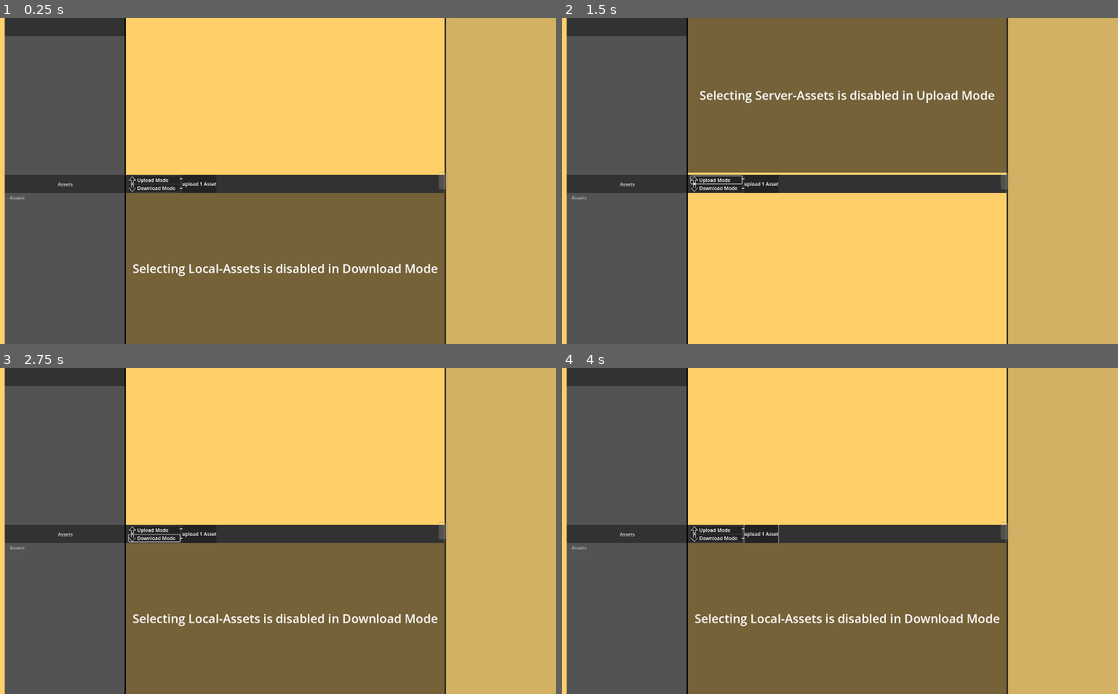
Above: before the commit, frames 1-4 (two rows, left to right).
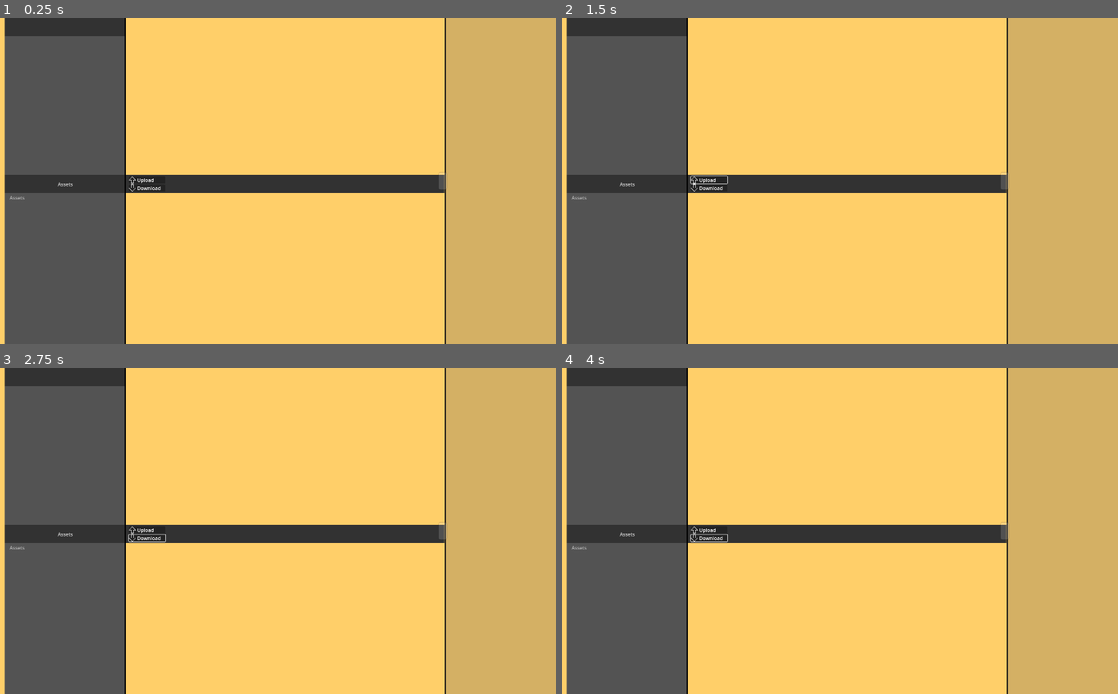
Above: after the commit, the same moments.

Repository: hunsri/3DAM
Game: Godot game, scene res://scenes/context_scenes/ServerViewUI.tscn
The game is run twice, just before and just after one commit, with the same random seed, the same clock (stepped at 60 frames per second) and the same inputs. This scene is started directly instead of the project's main scene.
Inputs (mouse positions are in pixels of both pictures, inside the frame that each line leads up to):
- Up to frame 1 (0.25 s): no input
- Up to frame 2 (1.5 s): click (717, 181) at 0.52 s; click (706, 181) at 1.27 s
- Up to frame 3 (2.75 s): click (155, 537) at 2.02 s
- Up to frame 4 (4 s): click (706, 537) at 2.77 s; click (762, 534) at 3.52 s

The runs differ from the first frame. In frame 1, 27% of the frame differs, in the area x 22-80%, y 49-100%; in frame 2, 27%, in the area x 22-80%, y 0-53%; in frame 3, 27%; in frame 4, 27%.
Error in both runs: Invalid access to property or key 'server_name' on a base object of type 'Nil'. (res://scripts/ServerHandler.gd:35)

Commit message:
changes load mode selection

Diff:
--- a/scenes/subscenes/asset_tiles/AssetTile.tscn
+++ b/scenes/subscenes/asset_tiles/AssetTile.tscn
@@ -56,5 +56,6 @@
 grow_vertical = 1
 
 [connection signal="pressed" from="TileBasics/AssetClickedButton" to="." method="_on_asset_clicked_button_pressed"]
+[connection signal="pressed" from="TileBasics/TileStatusBar/SelectionCheckbox" to="." method="_on_selection_checkbox_pressed"]
 
 [editable path="TileBasics"]
--- a/scenes/subscenes/exchange_bar/ExchangeBarAddedAsset.tscn
+++ b/scenes/subscenes/exchange_bar/ExchangeBarAddedAsset.tscn
@@ -2,14 +2,14 @@
 
 [ext_resource type="Script" uid="uid://dh6a3s5lqrmql" path="res://scripts/exchange_bar/ExchangeBarAddedAsset.gd" id="1_0uxll"]
 
-[node name="ExchangeBarAddedAsset" type="PanelContainer" node_paths=PackedStringArray("asset_name")]
+[node name="ExchangeBarAddedAsset" type="PanelContainer" node_paths=PackedStringArray("_asset_name")]
 custom_minimum_size = Vector2(200, 60)
 anchors_preset = -1
 anchor_right = 1.0
 anchor_bottom = 0.055555556
 size_flags_horizontal = 3
 script = ExtResource("1_0uxll")
-asset_name = NodePath("MarginContainer/AssetNameLabel")
+_asset_name = NodePath("MarginContainer/AssetNameLabel")
 metadata/_edit_use_anchors_ = true
 
 [node name="MarginContainer" type="MarginContainer" parent="."]
--- a/scenes/subscenes/exchange_bar/ServerExchangeBar.tscn
+++ b/scenes/subscenes/exchange_bar/ServerExchangeBar.tscn
@@ -50,7 +50,7 @@
 layout_mode = 2
 size_flags_vertical = 0
 theme_override_font_sizes/font_size = 16
-text = "Upload Mode"
+text = "Upload"
 vertical_alignment = 1
 
 [node name="Spacer" type="PanelContainer" parent="HBoxContainer/LoadSelect/Upload/HBoxContainer"]
@@ -58,7 +58,7 @@
 layout_mode = 2
 theme_override_styles/panel = SubResource("StyleBoxEmpty_goqtp")
 
-[node name="UploadModeButton" type="Button" parent="HBoxContainer/LoadSelect/Upload"]
+[node name="UploadButton" type="Button" parent="HBoxContainer/LoadSelect/Upload"]
 layout_mode = 2
 flat = true
 
@@ -77,7 +77,7 @@
 
 [node name="DownloadLabel" type="Label" parent="HBoxContainer/LoadSelect/Download/HBoxContainer"]
 layout_mode = 2
-text = "Download Mode"
+text = "Download"
 vertical_alignment = 1
 
 [node name="Spacer" type="PanelContainer" parent="HBoxContainer/LoadSelect/Download/HBoxContainer"]
@@ -85,7 +85,7 @@
 layout_mode = 2
 theme_override_styles/panel = SubResource("StyleBoxEmpty_goqtp")
 
-[node name="DownloadModeButton" type="Button" parent="HBoxContainer/LoadSelect/Download"]
+[node name="DownloadButton" type="Button" parent="HBoxContainer/LoadSelect/Download"]
 layout_mode = 2
 flat = true
 
@@ -94,6 +94,7 @@
 layout_mode = 2
 
 [node name="VBoxContainer" type="VBoxContainer" parent="HBoxContainer/Mode-Upload-Connectors"]
+visible = false
 layout_mode = 1
 anchors_preset = 13
 anchor_left = 0.5
@@ -117,24 +118,6 @@
 size_flags_vertical = 6
 size_flags_stretch_ratio = 9.94
 
-[node name="LoadAction" type="PanelContainer" parent="HBoxContainer"]
-layout_mode = 2
-
-[node name="SelectedAssetsLabel" type="Label" parent="HBoxContainer/LoadAction"]
-visible = false
-layout_mode = 2
-text = "{mode} {amount} Asset{plural}"
-vertical_alignment = 1
-
-[node name="SelectedAssetsLabel2" type="Label" parent="HBoxContainer/LoadAction"]
-layout_mode = 2
-text = "upload 1 Asset"
-vertical_alignment = 1
-
-[node name="LoadActionButton" type="Button" parent="HBoxContainer/LoadAction"]
-layout_mode = 2
-flat = true
-
 [node name="SelectedAssetsContainer" type="PanelContainer" parent="HBoxContainer"]
 custom_minimum_size = Vector2(400, 0)
 layout_mode = 2
@@ -149,6 +132,5 @@
 size_flags_horizontal = 3
 size_flags_vertical = 3
 
-[connection signal="pressed" from="HBoxContainer/LoadSelect/Upload/UploadModeButton" to="." method="_on_upload_mode_button_pressed"]
-[connection signal="pressed" from="HBoxContainer/LoadSelect/Download/DownloadModeButton" to="." method="_on_download_mode_button_pressed"]
-[connection signal="pressed" from="HBoxContainer/LoadAction/LoadActionButton" to="." method="_on_load_action_button_pressed"]
+[connection signal="pressed" from="HBoxContainer/LoadSelect/Upload/UploadButton" to="." method="_on_upload_button_pressed"]
+[connection signal="pressed" from="HBoxContainer/LoadSelect/Download/DownloadButton" to="." method="_on_download_button_pressed"]
--- a/scripts/exchange_bar/ExchangeBarAddedAsset.gd
+++ b/scripts/exchange_bar/ExchangeBarAddedAsset.gd
@@ -1,10 +1,13 @@
 class_name ExchangeBarAddedAsset extends PanelContainer
 
-@export var asset_name: Label
+@export var _asset_name: Label
 
 var asset_tile: AbstractAssetTile
 
 var percentage_loaded: float = 0
 
 func set_asset_name(p_asset_name: String) -> void:
-	asset_name.text = p_asset_name
+	_asset_name.text = p_asset_name
+
+func get_asset_name() -> String:
+	return _asset_name.text
--- a/scripts/exchange_bar/ServerExchangeBar.gd
+++ b/scripts/exchange_bar/ServerExchangeBar.gd
@@ -5,42 +5,39 @@
 @export var added_assets_container: HBoxContainer
 var _exchange_manager: ServerExchangeManager
 
-## a false value represents upload mode
-var is_in_download_mode = true
-
-func _ready() -> void:
-	update_exchange_mode()
-
-static func create_exchange_bar_asset() -> ExchangeBarAddedAsset:
-	return EXCHANGE_BAR_ADDED_ASSET.instantiate()
+static func create_exchange_bar_asset(p_asset_tile: AbstractAssetTile) -> ExchangeBarAddedAsset:
+	var ret : ExchangeBarAddedAsset = EXCHANGE_BAR_ADDED_ASSET.instantiate()
+	ret.asset_tile = p_asset_tile
+	return ret
 
 func add_to_bar(added_asset: ExchangeBarAddedAsset) -> void:
 	added_assets_container.add_child(added_asset)
 
+	# we can only determine and set the exchange mode on the first element
+	if added_assets_container.get_children().size() != 1:
+		return
+
+	if added_asset.asset_tile is ServerAssetTile2D:
+		_exchange_manager.set_exchange_mode(ServerExchangeManager.ExchangeMode.DOWNLOAD)
+	elif added_asset.asset_tile is AssetTile2D:
+		_exchange_manager.set_exchange_mode(ServerExchangeManager.ExchangeMode.UPLOAD)
+
 func remove_from_bar(added_asset: ExchangeBarAddedAsset) -> void:
 	added_assets_container.remove_child(added_asset)
+
+	if added_assets_container.get_children().size() == 0:
+		_exchange_manager.set_exchange_mode(ServerExchangeManager.ExchangeMode.NONE)
 
 func clear_bar() -> void:
 	for child in added_assets_container.get_children():
 		child.queue_free()
 
-func update_exchange_mode() -> void:
-	if is_in_download_mode:
-		_exchange_manager.set_exchange_mode(ServerExchangeManager.ExchangeMode.DOWNLOAD)
-	else:
-		_exchange_manager.set_exchange_mode(ServerExchangeManager.ExchangeMode.UPLOAD)
-
-func _on_upload_mode_button_pressed() -> void:
-	is_in_download_mode = false
-	update_exchange_mode()
-
-func _on_download_mode_button_pressed() -> void:
-	is_in_download_mode = true
-	update_exchange_mode()
-
-func _on_load_action_button_pressed() -> void:
-	if is_in_download_mode:
-		_exchange_manager.download_selected_assets()
-
 func set_server_exchange_manager(server_exchange_manager: ServerExchangeManager):
 	_exchange_manager = server_exchange_manager
+
+
+func _on_upload_button_pressed() -> void:
+	_exchange_manager.upload_selected_assets()
+
+func _on_download_button_pressed() -> void:
+	_exchange_manager.download_selected_assets()
--- a/scripts/explorers/ServerExchangeManager.gd
+++ b/scripts/explorers/ServerExchangeManager.gd
@@ -27,33 +27,38 @@
 	asset_explorer_handler.set_overlay_status(current_exchange_mode)
 
 func add_to_selection(asset_tile: AbstractAssetTile) -> void:
-	var added_asset: ExchangeBarAddedAsset = ServerExchangeBar.create_exchange_bar_asset()
+	var added_asset: ExchangeBarAddedAsset = ServerExchangeBar.create_exchange_bar_asset(asset_tile)
 
 	if asset_tile is ServerAssetTile2D:
 		added_asset.set_asset_name(asset_tile.asset_info.package_name)
 		_selected_assets_for_download.set(asset_tile, added_asset)
 		server_exchange_bar.add_to_bar(added_asset)
 	elif asset_tile is AssetTile2D:
+		added_asset.set_asset_name(asset_tile.asset_info.package_name)
 		_selected_assets_for_upload.set(asset_tile, added_asset)
-		#TODO add for upload
+		server_exchange_bar.add_to_bar(added_asset)
 
 func remove_from_selection(asset_tile: AbstractAssetTile) -> bool:
 
 	if asset_tile is ServerAssetTile2D:
 		server_exchange_bar.remove_from_bar(_selected_assets_for_download.get(asset_tile))
+		return _selected_assets_for_download.erase(asset_tile)
 	elif asset_tile is AssetTile2D:
 		server_exchange_bar.remove_from_bar(_selected_assets_for_upload.get(asset_tile))
+		return _selected_assets_for_upload.erase(asset_tile)
 
-	return _selected_assets_for_download.erase(asset_tile)
+	return false #for the unexpected case that the asset_tile class couldn't be matched
 
 func get_selected_assets_for_download() -> Dictionary:
 	return _selected_assets_for_download
 
 func download_selected_assets() -> void:
 
+	print("download assets: ")
 	for key in _selected_assets_for_download:
-		download_single_asset(key)
-		return #TODO for now only first asset for testing
+		print(key)
+		#download_single_asset(key)
+		#return #TODO for now only first asset for testing
 
 func download_single_asset(server_asset: ServerAssetTile2D) -> void:
 	var category := server_asset.asset_handler.category_handler.get_currently_open_category()
@@ -61,6 +66,13 @@
 
 	_server_handler.download_asset_from_server(category, asset_name)
 	asset_info_of_current_download = server_asset.asset_info
+
+func upload_selected_assets() -> void:
+	#TODO upload implementation
+
+	print("upload assets: ")
+	for key in _selected_assets_for_upload:
+		print(key)
 
 func on_request_completed_download_asset_from_server(_result, _response_code, _headers, body):
 	if _response_code != 200:
--- a/scripts/tiles/AssetTile2D.gd
+++ b/scripts/tiles/AssetTile2D.gd
@@ -5,15 +5,18 @@
 @export var tile_sub_logic: TileSubLogic
 
 var asset_handler: AssetExplorerHandler
+var asset_info: AssetInfo
 
 func _ready() -> void:
 	display_preview()
 
-func setup_tile(p_asset_handler: AbstractExplorerHandler, asset_info: AssetInfo):
+func setup_tile(p_asset_handler: AbstractExplorerHandler, p_asset_info: AssetInfo):
+	asset_info = p_asset_info
+
 	set_handler(p_asset_handler)
-	set_asset_label(asset_info.asset_file_name)
+	set_asset_label(p_asset_info.asset_file_name)
 
-	var is_supported = AssetUtils.is_file_supported(asset_info.asset_file_name)
+	var is_supported = AssetUtils.is_file_supported(p_asset_info.asset_file_name)
 	tile_sub_logic.set_is_supported_asset(is_supported)
 
 	# disable selection for exchange if no server is present in the view
@@ -33,5 +36,11 @@
 	var full_path = asset_handler.directory_handler.get_currently_open_directory() + "/" + asset_name_label.text
 	ModelLoader.load_attach_model(full_path, spawn_point)
 
+func _on_selection_checkbox_pressed() -> void:
+	if is_selected():
+		asset_handler.server_handler.server_exchange_manager.add_to_selection(self)
+	else:
+		asset_handler.server_handler.server_exchange_manager.remove_from_selection(self)
+
 func is_selected() -> bool:
 	return tile_sub_logic.selected.button_pressed
